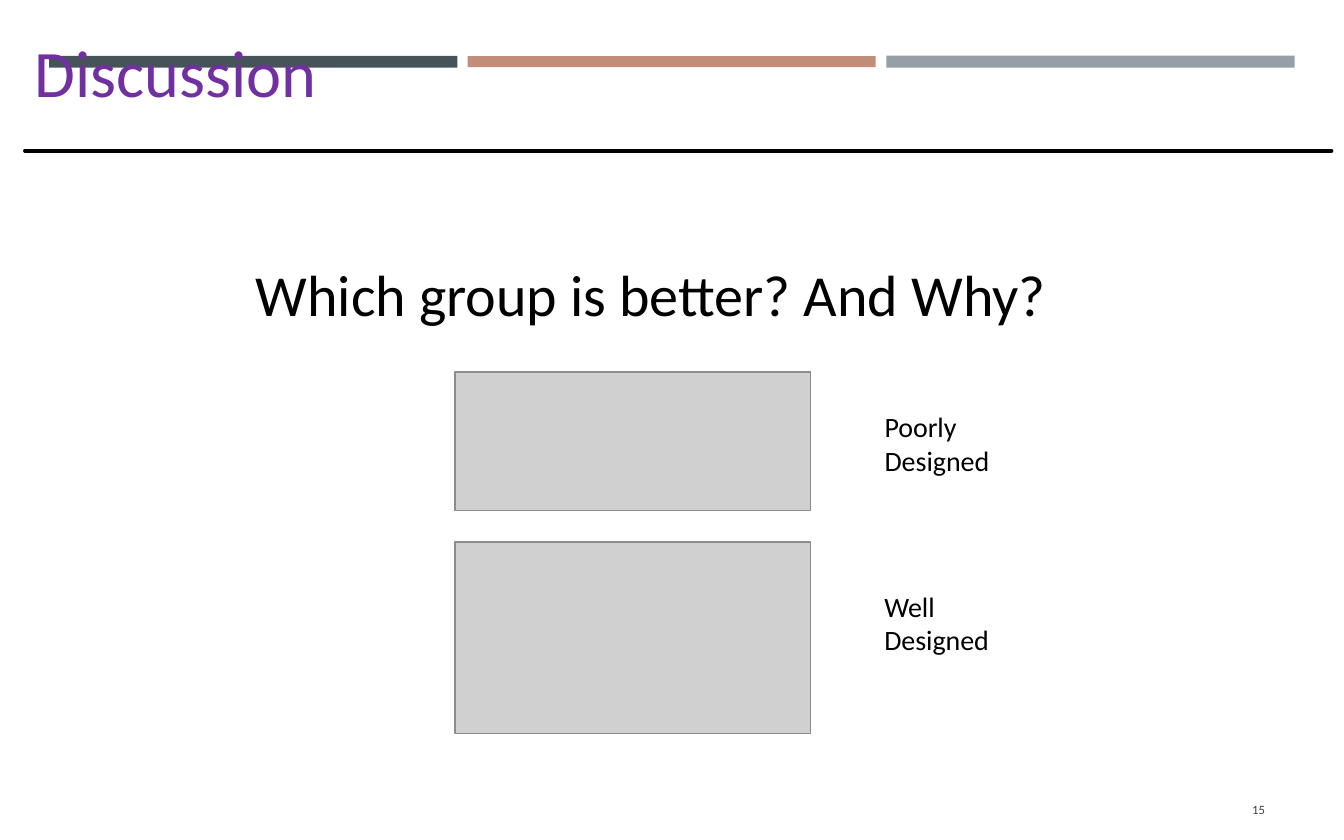
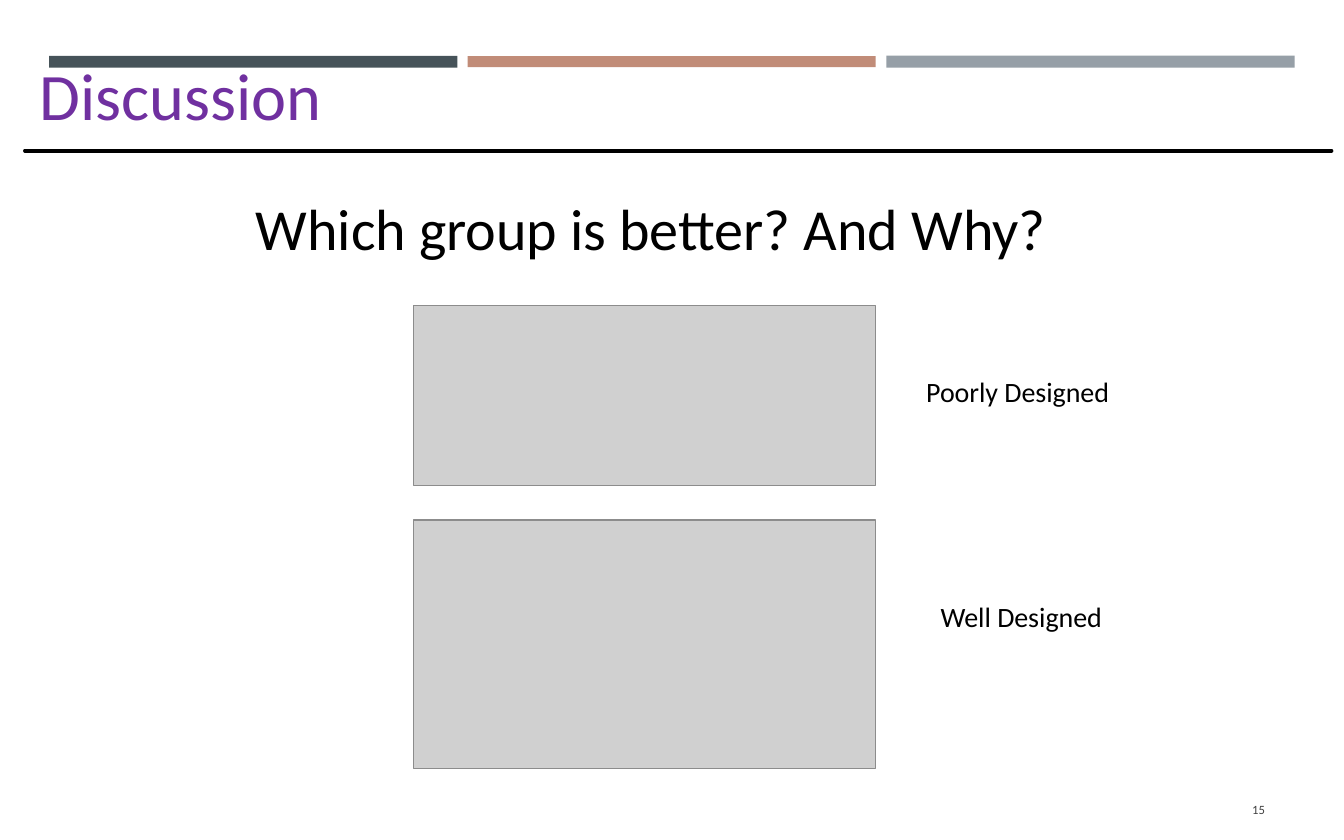
Before and after one commit to gisynw/GIS_I, a slide deck: slide 15 of docs/Lectures/Week07/Lecture07_GEOG2475_Thursday.pptx. Drawn at 1344x840 pixels with LibreOffice and Linux fonts; fonts in the diff are those of the drawing; grey boxes stand for pictures. Boxes give left, top, right and bottom in pixels: in the first picture for what was removed or moved away, otherwise in the second. Text is boxed around its words. In the diff, an @@ line names an element or a change of style, - is before the commit and + after.

```diff
--- a/docs/Lectures/Week07/Lecture07_GEOG2475_Thursday.pptx
+++ b/docs/Lectures/Week07/Lecture07_GEOG2475_Thursday.pptx
@@ text "Discussion" rewrapped from <box>34,51,316,98</box> to <box>40,65,322,121</box> @@
@@ text "Which group is better? And ...": place and size @@
-text "Which group is better? And ..." at <box>256,275,1045,326</box>
+text "Which group is better? And ..." at <box>256,209,1045,260</box>
@@ picture: place and size @@
-picture at <box>455,372,811,511</box>
+picture at <box>414,306,875,487</box>
@@ text "Poorly Designed" rewrapped from <box>885,417,990,476</box> to <box>926,382,1109,407</box> @@
@@ picture: place and size @@
-picture at <box>455,542,811,733</box>
+picture at <box>414,520,875,768</box>
@@ text "Well Designed" rewrapped from <box>884,597,989,655</box> to <box>941,607,1102,632</box> @@
```
Also in this commit, not shown: 13 other slides changed, 1 slide added, 10 other files.
